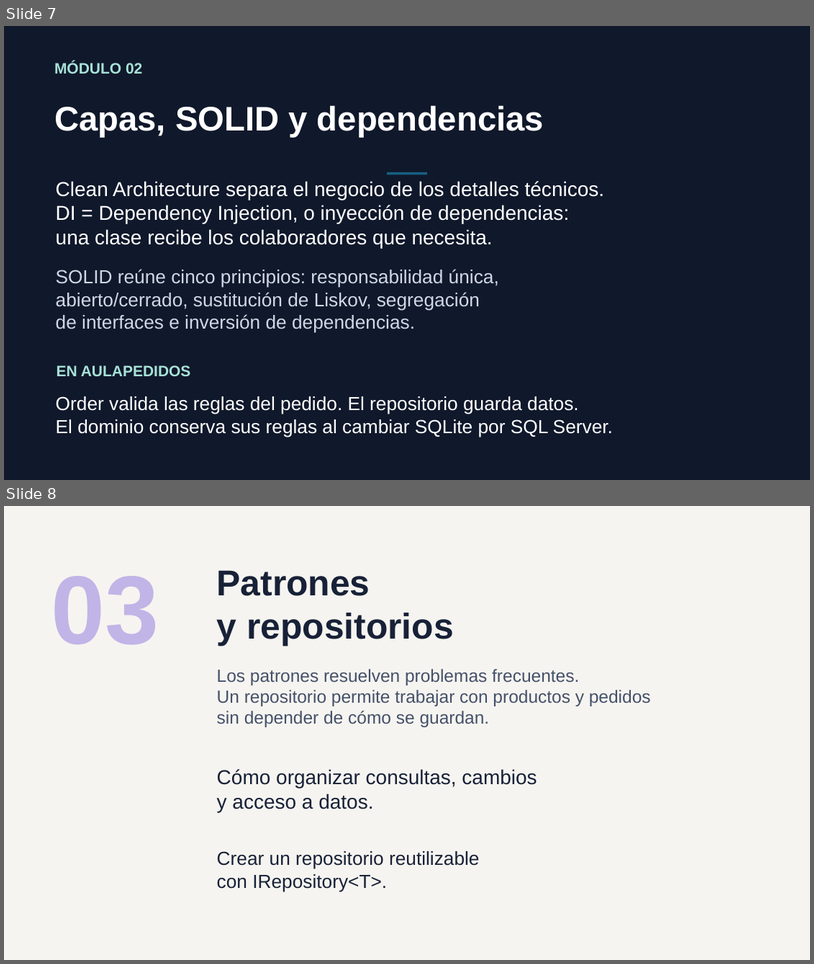
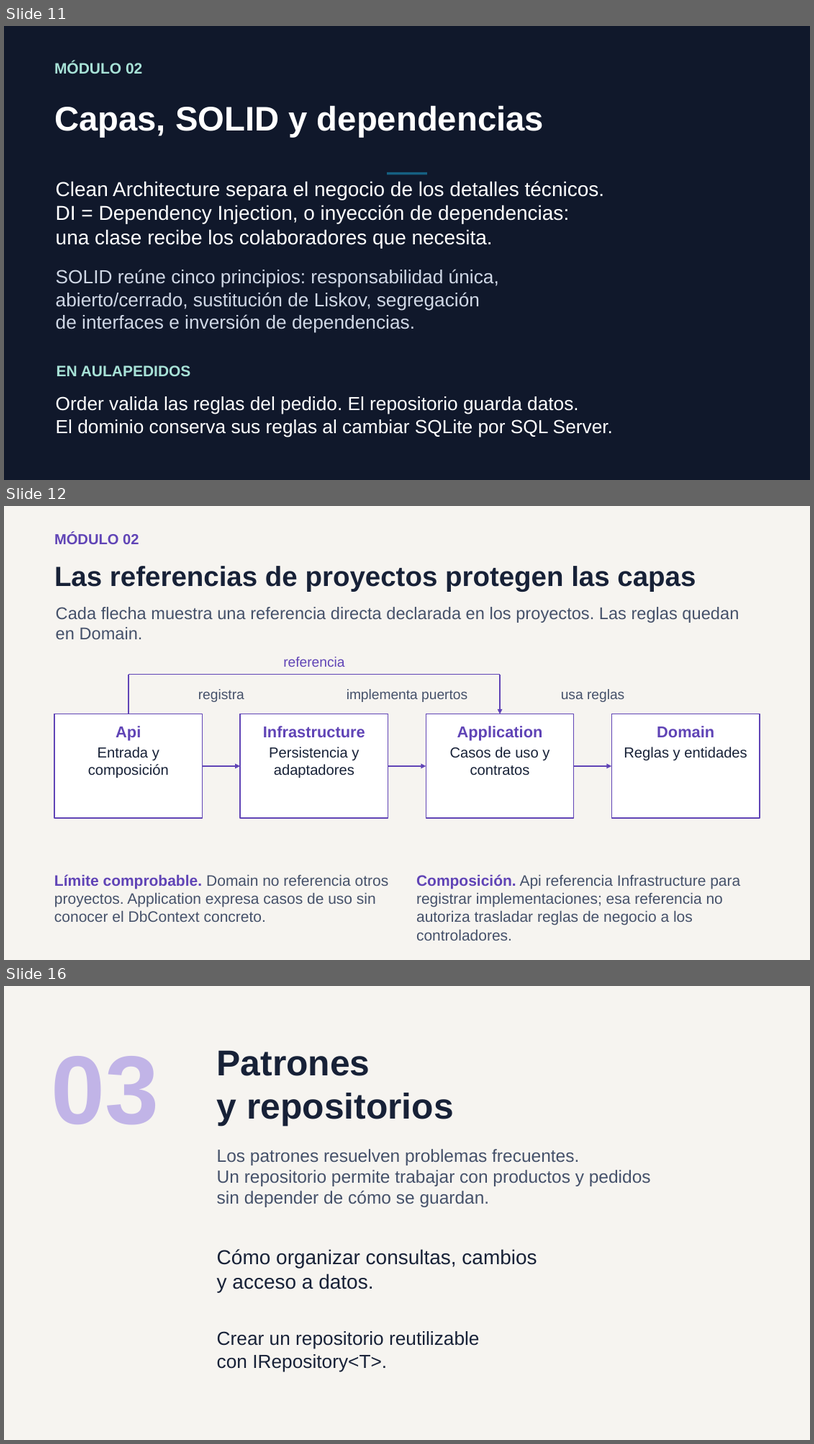
Before and after one commit to ychavez/CursoNETIA, a slide deck: instructor/clases/00-presentacion-alumnos.pptx. Shown one above the other, each under a label of ours: slides 7 and 8 before the commit, slides 11, 12 and 16 after it; the slides between them are not shown. The pictures are 814x964 and 814x1444 pixels, drawn with LibreOffice and Linux fonts; fonts in the diff are those of the drawing. Boxes give left, top, right and bottom in pixels: in the first picture for what was removed or moved away, otherwise in the second. Text is boxed around its words. In the diff, an @@ line names an element or a change of style, - is before the commit and + after.

```diff
--- a/instructor/clases/00-presentacion-alumnos.pptx
+++ b/instructor/clases/00-presentacion-alumnos.pptx
@@ slide 12 added at (4,506,810,960), background #F6F4F0 @@
@@ text added at (54,533,139,544), 17.2 pt, text #6044B6, bold @@
+MÓDULO 02
@@ text added at (54,566,696,591), 33 pt, text #172137, bold @@
+Las referencias de proyectos protegen las capas
@@ text added at (56,607,739,639), 20.2 pt, text #45516A @@
+Cada flecha muestra una referencia directa declarada en los proyectos. Las reglas quedan
+en Domain.
@@ text added at (283,656,345,667), 16.5 pt, text #6044B6 @@
+referencia
@@ line added from (129, 674) to (500, 674), #6044B6 1.5 pt @@
@@ line added from (129, 714) to (129, 674), #6044B6 1.5 pt @@
@@ arrow added from (500, 674) to (500, 714), #6044B6 1.5 pt @@
@@ text added at (198,689,244,702), 16.5 pt, text #45516A @@
+registra
@@ text added at (347,689,468,702), 16.5 pt, text #45516A @@
+implementa puertos
@@ text added at (561,689,625,702), 16.5 pt, text #45516A @@
+usa reglas
@@ rectangle added at (54,714,203,818), fill #FFFFFF, outline #6044B6 1.13 pt @@
@@ rectangle added at (241,714,388,818), fill #FFFFFF, outline #6044B6 1.13 pt @@
@@ rectangle added at (426,714,574,818), fill #FFFFFF, outline #6044B6 1.13 pt @@
@@ rectangle added at (612,714,760,818), fill #FFFFFF, outline #6044B6 1.13 pt @@
@@ text added at (116,726,141,741), 18.8 pt, text #6044B6, bold @@
+Api
@@ text added at (263,726,365,737), 18.8 pt, text #6044B6, bold @@
+Infrastructure
@@ text added at (458,726,543,741), 18.8 pt, text #6044B6, bold @@
+Application
@@ text added at (657,726,715,737), 18.8 pt, text #6044B6, bold @@
+Domain
@@ text added at (88,746,169,777), 17.2 pt, text #172137 @@
+Entrada y
+composición
@@ text added at (269,746,359,778), 17.2 pt, text #172137 @@
+Persistencia y
+adaptadores
@@ text added at (450,746,550,775), 17.2 pt, text #172137 @@
+Casos de uso y
+contratos
@@ text added at (624,746,747,760), 17.2 pt, text #172137 @@
+Reglas y entidades
@@ arrow added from (203, 766) to (241, 766), #6044B6 1.5 pt @@
@@ arrow added from (388, 766) to (426, 766), #6044B6 1.5 pt @@
@@ arrow added from (574, 766) to (612, 766), #6044B6 1.5 pt @@
@@ text added at (54,874,389,921), 18 pt, text #45516A @@
+Límite comprobable. Domain no referencia otros
+proyectos. Application expresa casos de uso sin
+conocer el DbContext concreto.
@@ text added at (417,874,741,940), 18 pt, text #45516A @@
+Composición. Api referencia Infrastructure para
+registrar implementaciones; esa referencia no
+autoriza trasladar reglas de negocio a los
+controladores.
@@ what was slide 7 is now slide 11 @@
@@ what was slide 8 is now slide 16 @@
```
Also in this commit, not shown: 39 other slides added, 3 other files.
